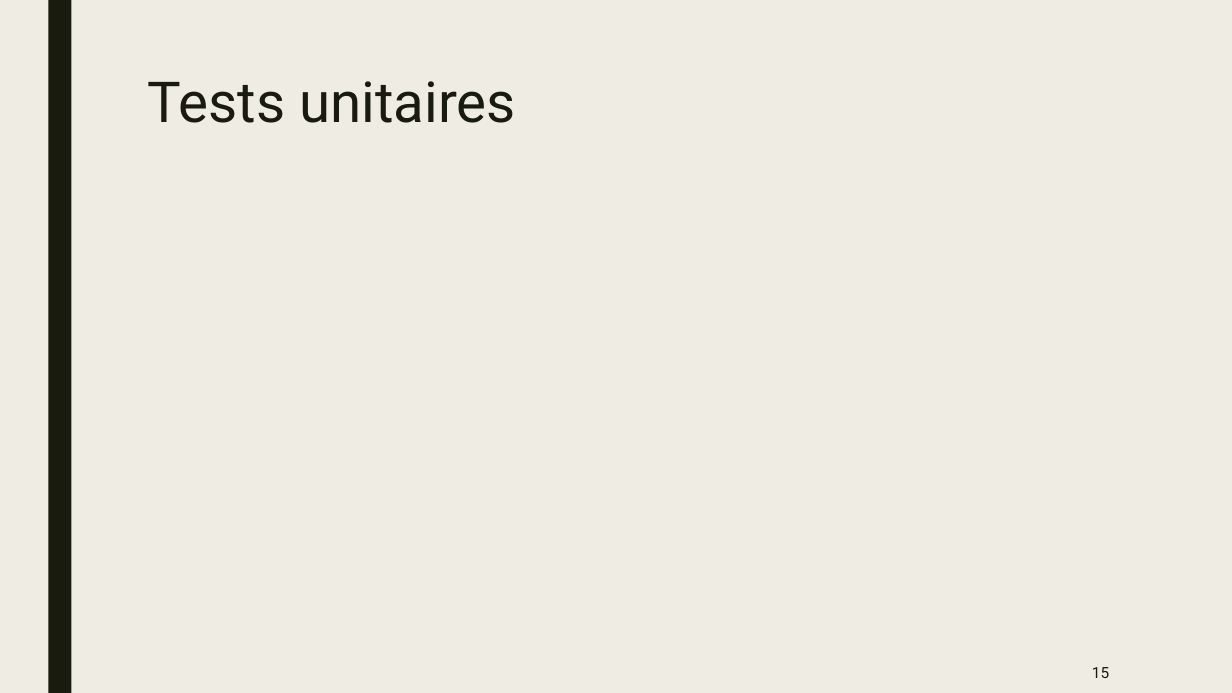
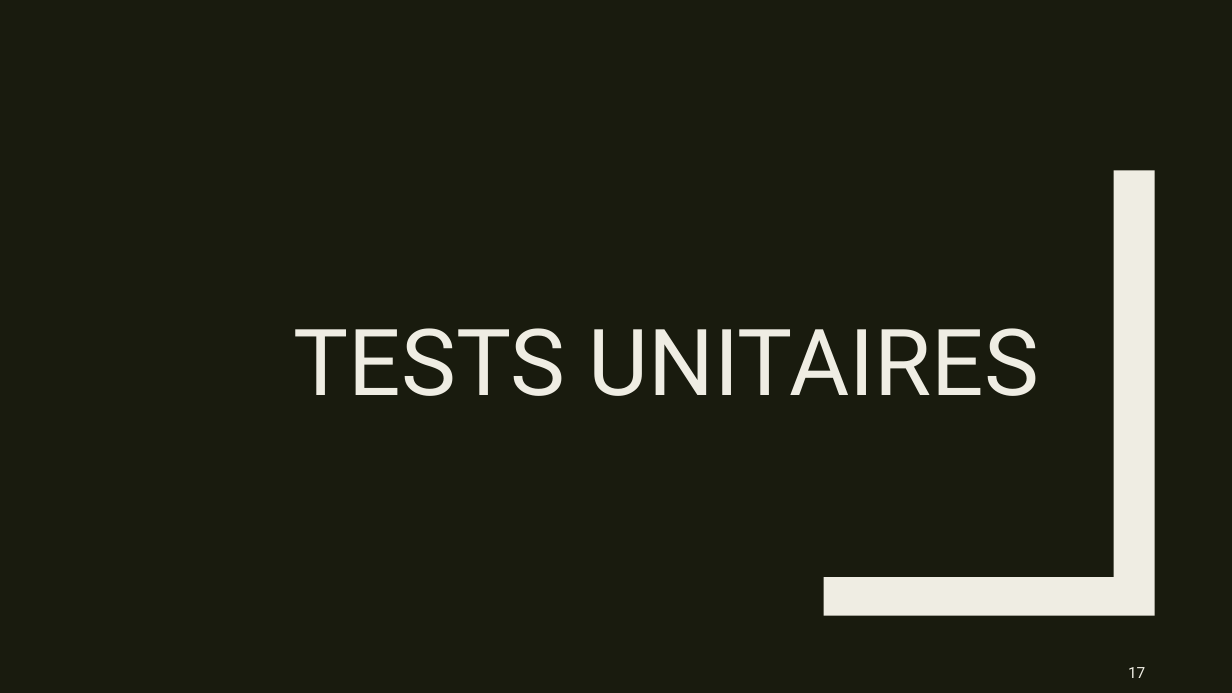
Before and after one commit to Yoan15/CDA22-23_yoan, a slide deck: slide 17 of ressources/CDA_Projet_Repotech_Yoan_Deconinck.pptx (slide 15 before the commit). Drawn at 1232x693 pixels with LibreOffice and Linux fonts; fonts in the diff are those of the drawing. Boxes give left, top, right and bottom in pixels: in the first picture for what was removed or moved away, otherwise in the second. Text is boxed around its words. In the diff, an @@ line names an element or a change of style, - is before the commit and + after.

```diff
--- a/ressources/CDA_Projet_Repotech_Yoan_Deconinck.pptx
+++ b/ressources/CDA_Projet_Repotech_Yoan_Deconinck.pptx
@@ background #EFEDE3 to #191B0E @@
@@ rectangle removed at <box>48,0,71,693</box> @@
@@ title "TESTS UNITAIRES" at <box>294,328,1039,396</box>: vertical alignment top to bottom @@
@@ freeform shape added at <box>824,170,1155,616</box>, fill #EFEDE3 @@
@@ title at <box>294,328,1039,396</box>: text changed; size 44 to 72 pt; text colour #191B0E to #EFEDE3 @@
-Tests unitaires
+TESTS UNITAIRES
@@ page number removed at <box>1092,667,1109,678</box> @@
-15
@@ page number added at <box>1128,667,1145,678</box>, 12 pt, text #EFEDE3 @@
+17
```
Also in this commit, not shown: 9 other slides changed, 20 slides added, 5 other files.
